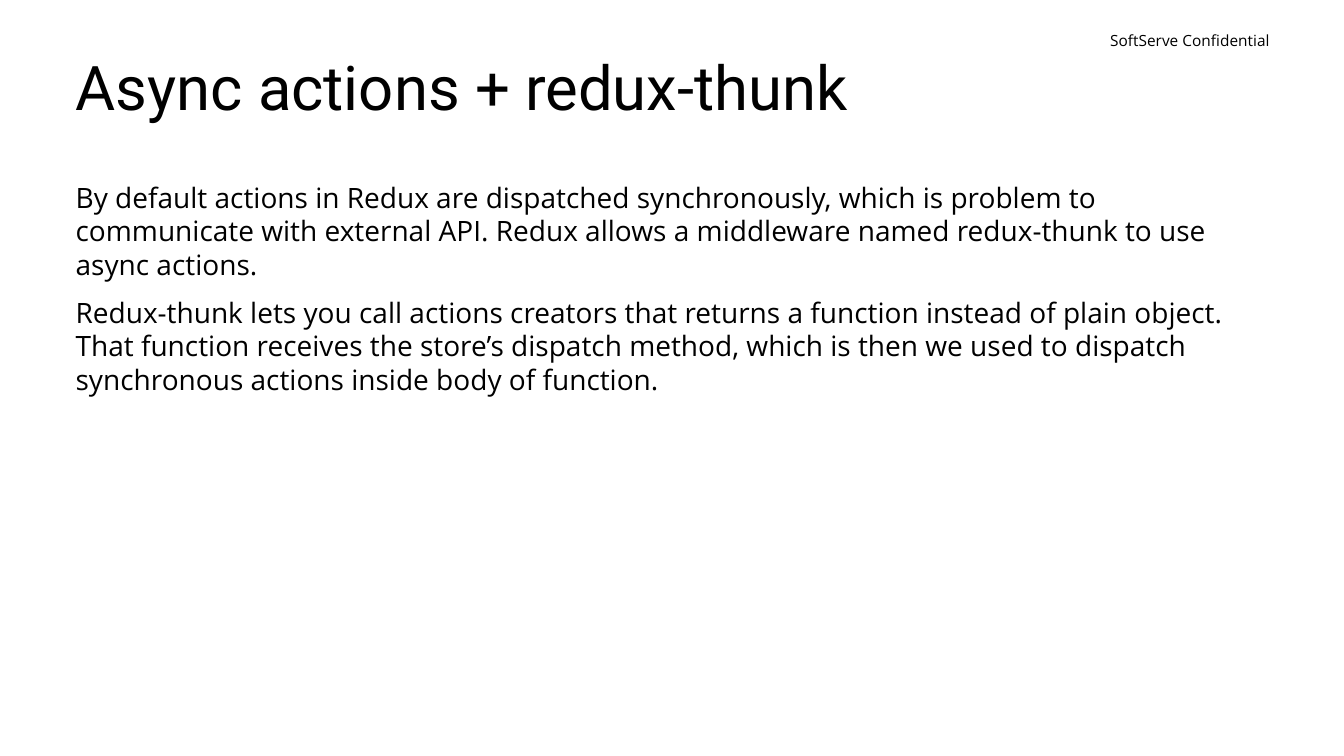
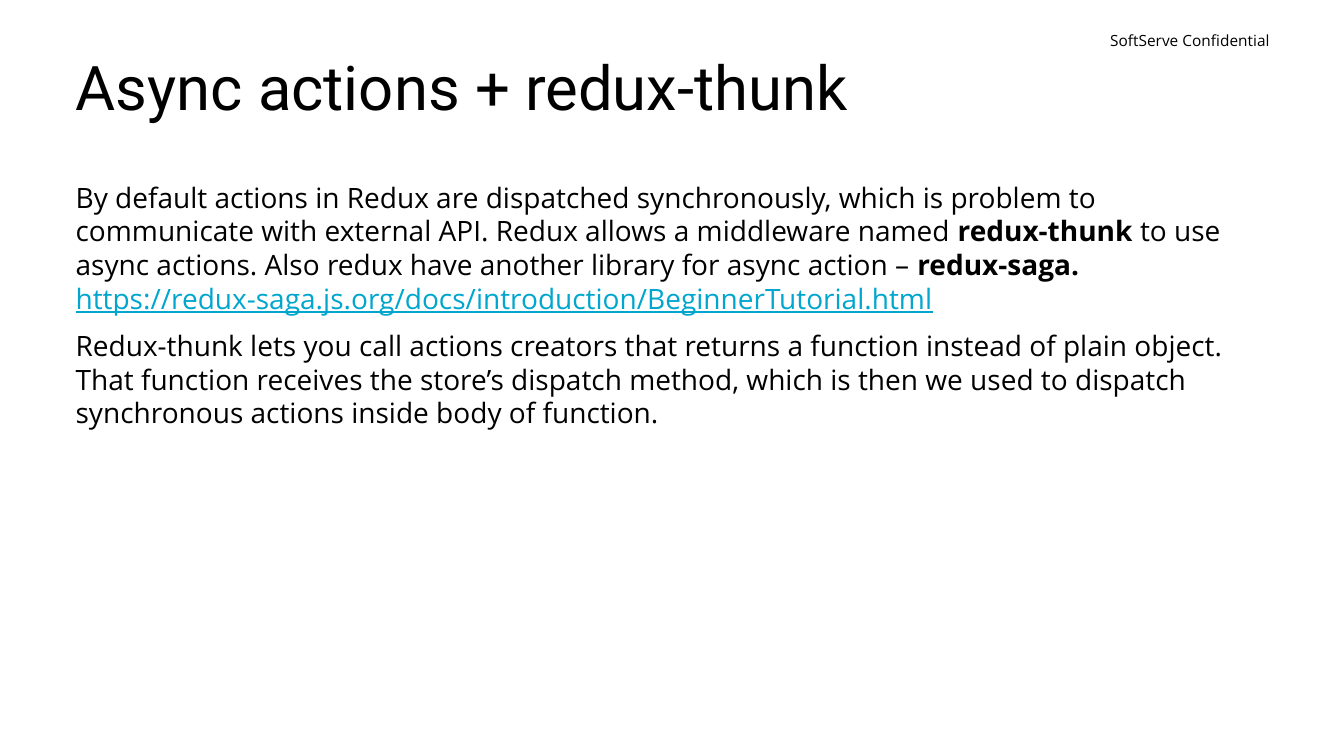
Before and after one commit to yuriiholskiy/Lv-469.node, a slide deck: slide 18 of perfomances/redux-intro(Yurii Holskyi).pptx. Drawn at 1344x756 pixels with LibreOffice and Linux fonts; fonts in the diff are those of the drawing; background and template pictures are left out. Boxes give left, top, right and bottom in pixels: in the first picture for what was removed or moved away, otherwise in the second. Text is boxed around its words. In the diff, an @@ line names an element or a change of style, - is before the commit and + after.

Commit message:
end redux presentation + work on webtask

```diff
--- a/perfomances/redux-intro(Yurii Holskyi).pptx
+++ b/perfomances/redux-intro(Yurii Holskyi).pptx
@@ text at <box>76,186,1220,316</box>: text changed @@
-By default actions in Redux are dispatched synchronously, which is problem to communicate with external API. Redux allows a middleware named redux-thunk to use async actions.
+By default actions in Redux are dispatched synchronously, which is problem to communicate with external API. Redux allows a middleware named redux-thunk to use async actions. Also redux have another library for async action – redux-saga. https://redux-saga.js.org/docs/introduction/BeginnerTutorial.html
```
Also in this commit, not shown: 4 slides added, 15 other files.
